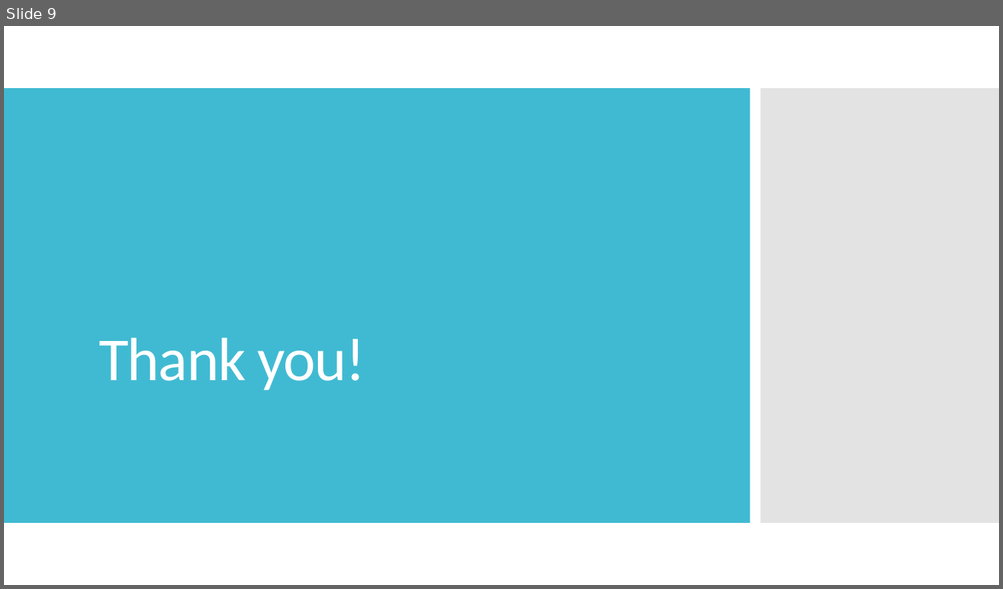
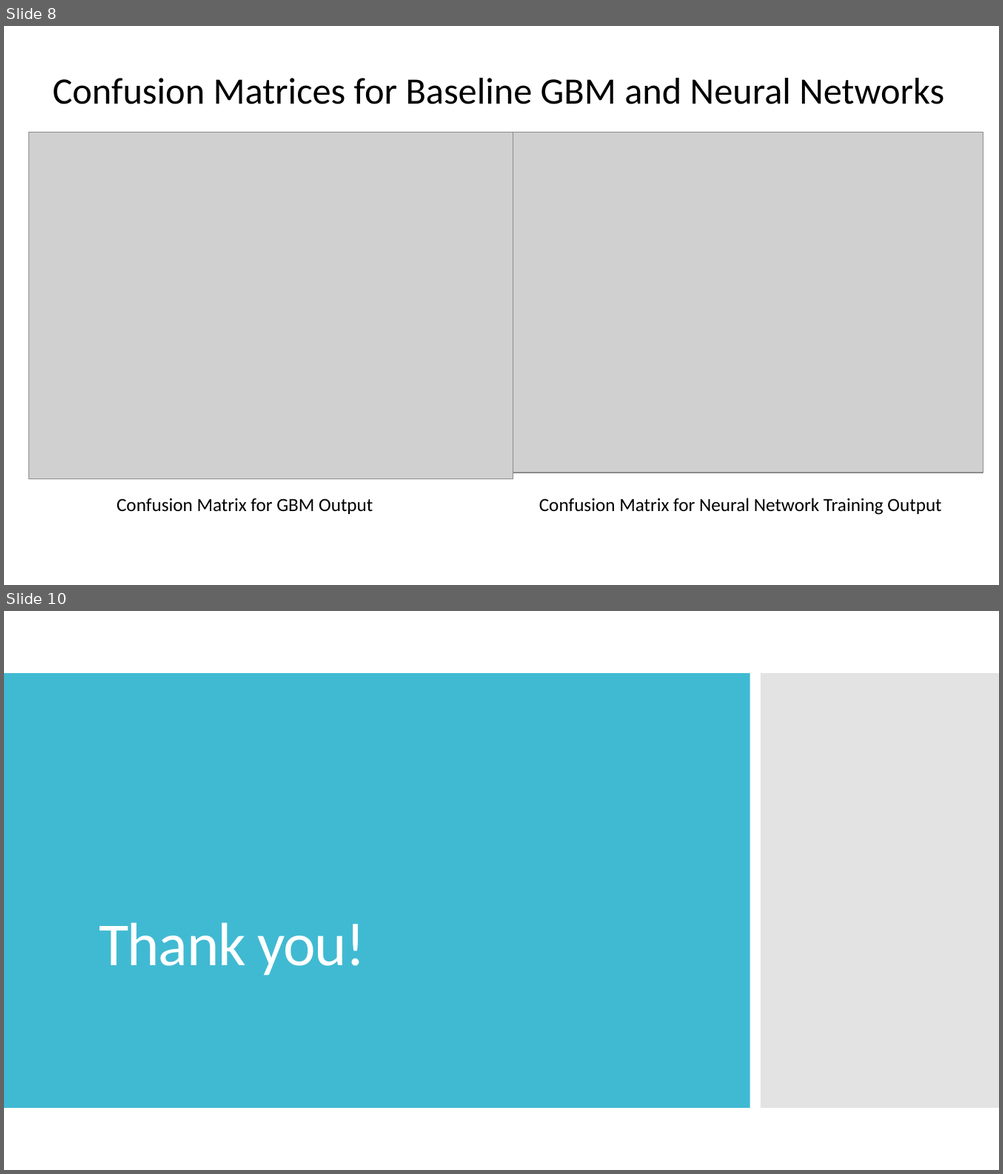
Before and after one commit to TZstatsADS/Fall2019-proj3-sec1-grp7, a slide deck: doc/ADS; Project 3; Predictive Analytics for Facial Emotion Recognition.pptx. Shown one above the other, each under a label of ours: slide 9 before the commit, slides 8 and 10 after it; the slides between them are not shown. The pictures are 1003x589 and 1003x1174 pixels, drawn with LibreOffice and Linux fonts; fonts in the diff are those of the drawing; grey boxes stand for pictures. Boxes give left, top, right and bottom in pixels: in the first picture for what was removed or moved away, otherwise in the second. Text is boxed around its words. In the diff, an @@ line names an element or a change of style, - is before the commit and + after.

```diff
--- a/doc/ADS; Project 3; Predictive Analytics for Facial Emotion Recognition.pptx
+++ b/doc/ADS; Project 3; Predictive Analytics for Facial Emotion Recognition.pptx
@@ slide 8 added at bbox=[4, 26, 999, 585], background #FFFFFF @@
@@ text added at bbox=[53, 78, 944, 104], 36 pt, text #000000 @@
+Confusion Matrices for Baseline GBM and Neural Networks
@@ picture added at bbox=[28, 133, 513, 480] @@
@@ picture added at bbox=[513, 133, 983, 474] @@
@@ title added at bbox=[11, 246, 200, 366], 36 pt, text #FFFFFF @@
+Neural Networks Performance
@@ text added at bbox=[116, 498, 373, 514], 18 pt, text #000000 @@
+Confusion Matrix for GBM Output
@@ text added at bbox=[539, 498, 941, 515], 18 pt, text #000000 @@
+Confusion Matrix for Neural Network Training Output
@@ what was slide 9 is now slide 10 @@
```
Also in this commit, not shown: 8 slides changed.
